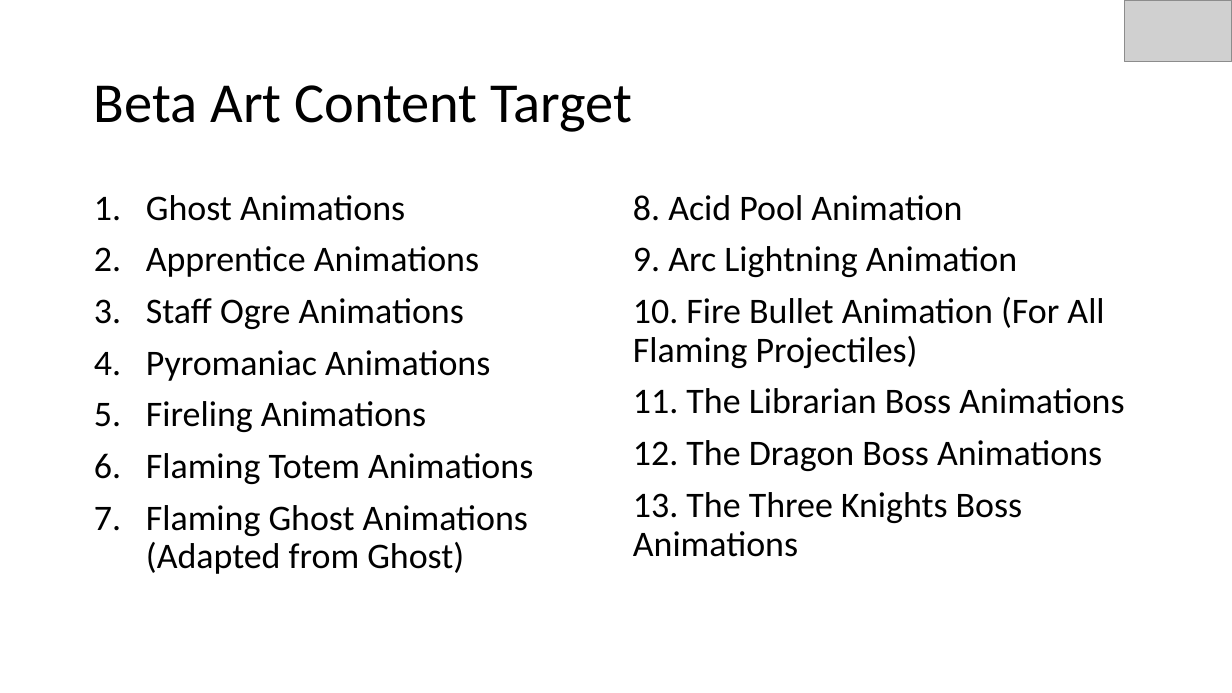
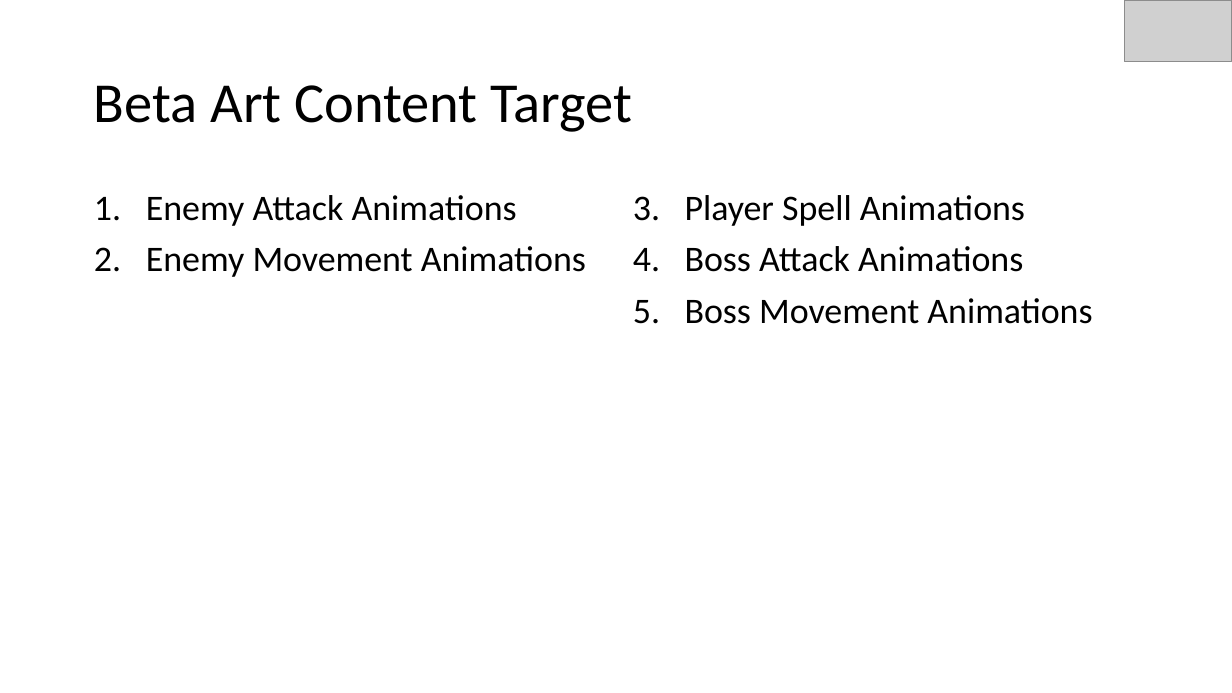
Before and after one commit to EliAnonymouse17/GDAfinal, a slide deck: slide 9 of Documentation/PresentationAlpha.pptx. Drawn at 1232x693 pixels with LibreOffice and Linux fonts; fonts in the diff are those of the drawing; grey boxes stand for pictures. Boxes give left, top, right and bottom in pixels: in the first picture for what was removed or moved away, otherwise in the second. Text is boxed around its words. In the diff, an @@ line names an element or a change of style, - is before the commit and + after.

```diff
--- a/Documentation/PresentationAlpha.pptx
+++ b/Documentation/PresentationAlpha.pptx
@@ text at (146, 195, 586, 277): text changed @@
-1. Ghost Animations
-2. Apprentice Animations
-3. Staff Ogre Animations
-4. Pyromaniac Animations
-5. Fireling Animations
-6. Flaming Totem Animations
-7. Flaming Ghost Animations (Adapted from Ghost)
+1. Enemy Attack Animations
+2. Enemy Movement Animations
@@ text at (633, 195, 1092, 324): text changed @@
-8. Acid Pool Animation
-9. Arc Lightning Animation
-10. Fire Bullet Animation (For All Flaming Projectiles)
-11. The Librarian Boss Animations
-12. The Dragon Boss Animations
-13. The Three Knights Boss Animations
+3. Player Spell Animations
+4. Boss Attack Animations
+5. Boss Movement Animations
```
Also in this commit, not shown: 2 other slides changed.
